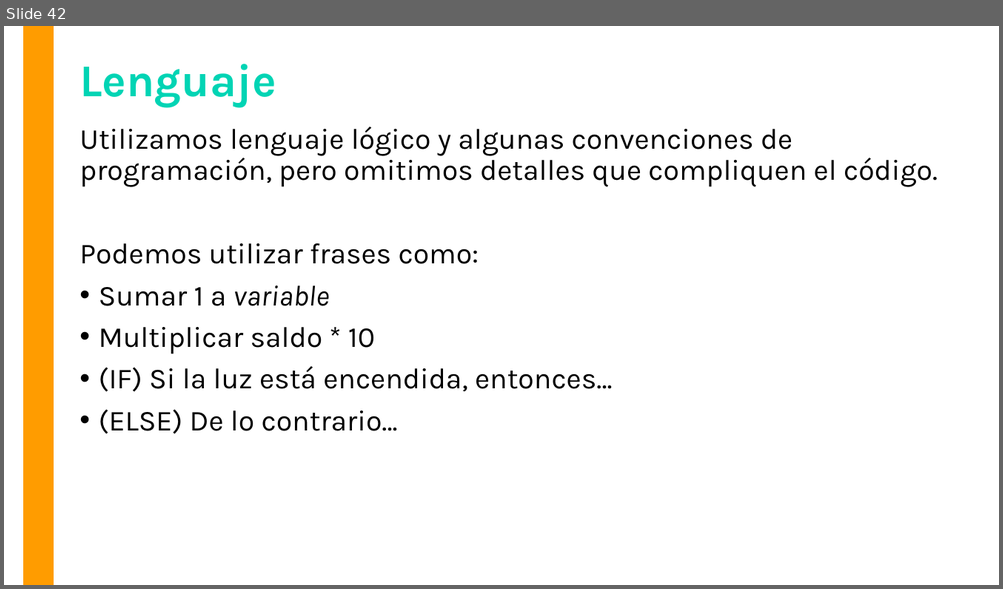
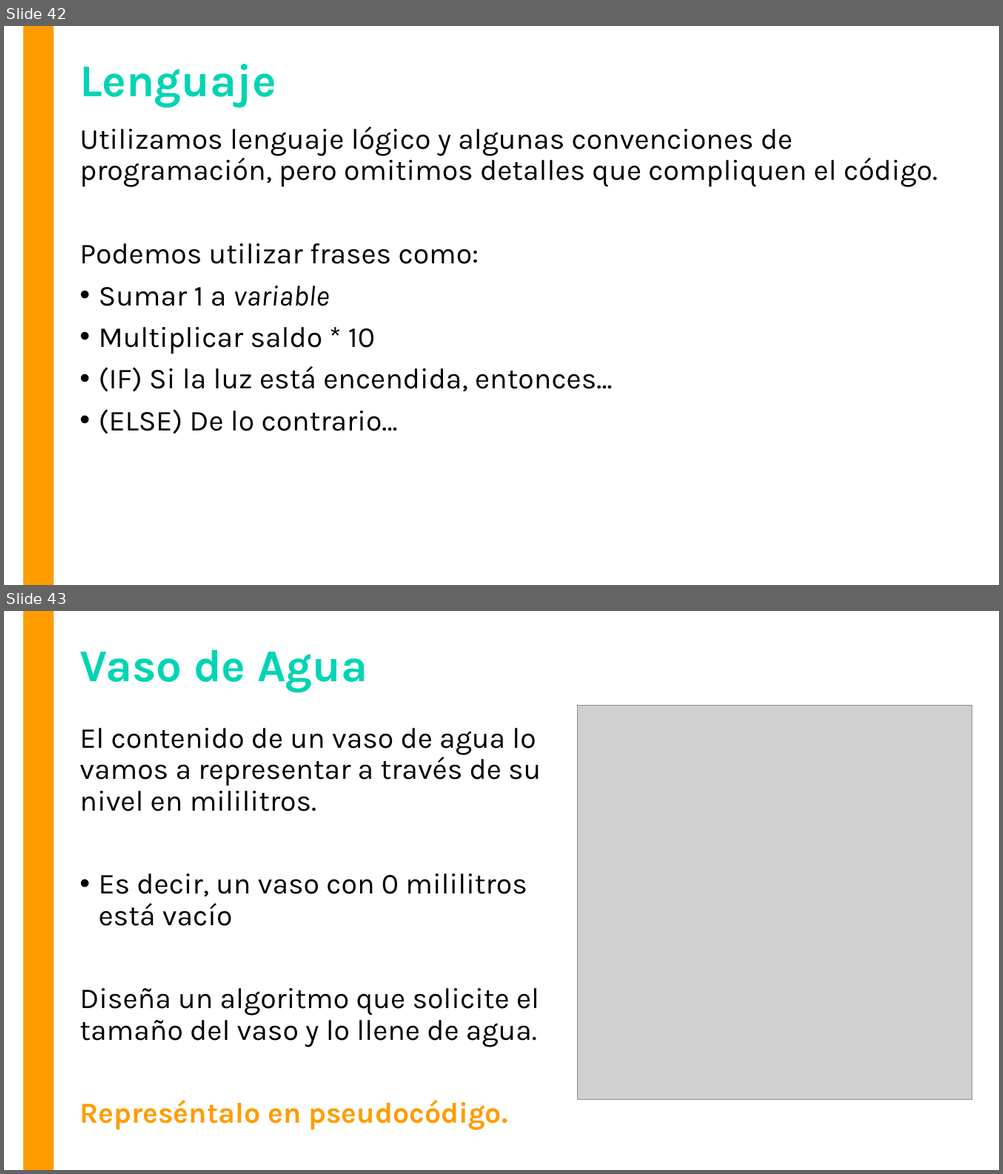
Before and after one commit to OMardil/INFO1_MOD4-Intro-a-Java, a slide deck: 01 Presentacion/INFO1_MOD4-Algoritmos_y_Diagramas.pptx. Shown one above the other, each under a label of ours: slide 42 before the commit, slides 42 and 43 after it. The pictures are 1003x589 and 1003x1174 pixels, drawn with LibreOffice and Linux fonts; fonts in the diff are those of the drawing; grey boxes stand for pictures. Boxes give left, top, right and bottom in pixels: in the first picture for what was removed or moved away, otherwise in the second. Text is boxed around its words. In the diff, an @@ line names an element or a change of style, - is before the commit and + after.

```diff
--- a/01 Presentacion/INFO1_MOD4-Algoritmos_y_Diagramas.pptx
+++ b/01 Presentacion/INFO1_MOD4-Algoritmos_y_Diagramas.pptx
@@ slide 43 added at bbox=[4, 611, 999, 1170], background #FFFFFF; not listed: 1 template element that a slide beside it also shows @@
@@ title added at bbox=[79, 649, 367, 692], 44 pt, text #01D4B4, bold @@
+Vaso de Agua
@@ picture added at bbox=[578, 706, 972, 1099] @@
@@ text added at bbox=[79, 728, 540, 1130], 28 pt, text #000000 @@
+El contenido de un vaso de agua lo vamos a representar a través de su nivel en mililitros.
+• Es decir, un vaso con 0 mililitros está vacío
+Diseña un algoritmo que solicite el tamaño del vaso y lo llene de agua.
+Represéntalo en pseudocódigo.
```
Also in this commit, not shown: 1 other slide added.
